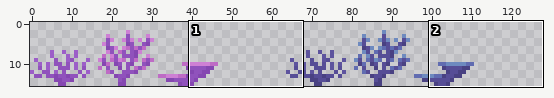
Two states of a pixel-art file, assets/coralB.aseprite. The first picture is a wide view before the edit; the outline marks the close-up.
Close-up. As it was:
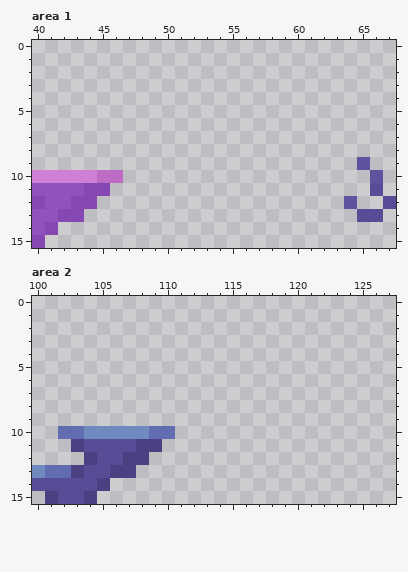
96x16 pixels, 1 frame. Shown: area 1: x 40..67, y 0..15; area 2: x 100..127, y 0..15. The old version is drawn lined up with the new one.
The result:
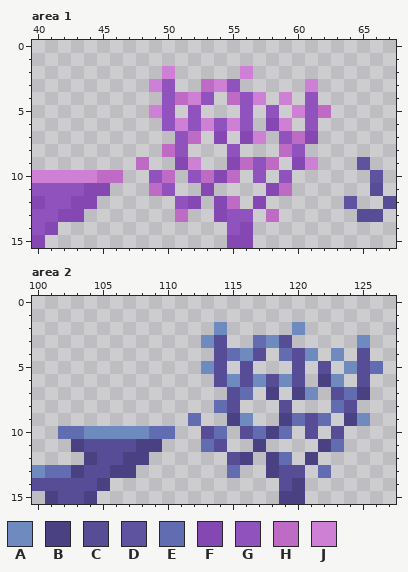
Palette (. is transparent): A #6e8abf  B #494182  C #564d96  D #5d539e  E #616cb1  F #8547b1  G #9052bc  H #be6bc5  J #ce80d4
Changes in this commit:
canvas 96x16 -> 128x16; drawings rearranged on the sheet (the old picture shows each at its new place)
Area 1:
The edit adds colour F in row 6 at x 58; in row 7 at x 54, 56 and 61; in row 9 at x 51, 55 and 60; in row 10 at x 54; in row 11 at x 53 and 58; in row 12 at x 52, 54 and 57.
The edit adds colour F in row 13 at x 54; in row 14 at x 56; in row 15 at x 55 to 56.
The edit adds colour G in row 3 at x 50 and 55; in row 4 at x 50, 53, 56 and 61; in row 5 at x 50, 52, 56, 58 and 61; in row 6 at x 50, 52, 54, 56 and 61; in row 7 at x 51 and 59; in row 8 at x 51, 55 and 60.
The edit adds colour G in row 9 at x 57; in row 10 at x 49, 52, 57 and 59; in row 11 at x 50; in row 12 at x 51; in row 13 at x 55 to 56; in row 14 at x 55.
The edit adds colour H in row 3 at x 53; in row 4 at x 51 and 55; in row 5 at x 62; in row 7 at x 52 and 60; in row 8 at x 50 and 59; in row 9 at x 48, 56 and 58.
The edit adds colour H in row 10 at x 50, 53 and 55; in row 11 at x 49 and 59; in row 12 at x 55; in row 13 at x 51 and 58.
The edit adds colour J in row 2 at x 50 and 56; in row 3 at x 49, 54 and 61; in row 4 at x 52, 57 and 59; in row 5 at x 49 and 60; in row 6 at x 51, 53, 55 and 59; in row 7 at x 57.
The edit adds colour J in row 9 at x 52 and 61.
Area 2:
The edit adds colour A in row 2 at x 114 and 120; in row 3 at x 113, 118 and 125; in row 4 at x 116, 121 and 123; in row 5 at x 113 and 124; in row 6 at x 115, 117, 119 and 123; in row 7 at x 121.
The edit adds colour A in row 9 at x 116 and 125.
The edit adds colour B in row 6 at x 122; in row 7 at x 118, 120 and 125; in row 9 at x 115, 119 and 124; in row 10 at x 118; in row 11 at x 117 and 122; in row 12 at x 116, 118 and 121.
The edit adds colour B in row 13 at x 118; in row 14 at x 120; in row 15 at x 119 to 120.
The edit adds colour C in row 3 at x 114 and 119; in row 4 at x 114, 117, 120 and 125; in row 5 at x 114, 116, 120, 122 and 125; in row 6 at x 114, 116, 118, 120 and 125; in row 7 at x 115 and 123; in row 8 at x 115, 119 and 124.
The edit adds colour C in row 9 at x 121; in row 10 at x 113, 116, 121 and 123; in row 11 at x 114; in row 12 at x 115; in row 13 at x 119 to 120; in row 14 at x 119.
The edit adds colour E in row 3 at x 117; in row 4 at x 115 and 119; in row 5 at x 126; in row 7 at x 116 and 124; in row 8 at x 114 and 123; in row 9 at x 112, 120 and 122.
The edit adds colour E in row 10 at x 114, 117 and 119; in row 11 at x 113 and 123; in row 12 at x 119; in row 13 at x 115 and 122.
Where, in picture pixels (left, top, right, bottom), the same in both close-ups:
added: (136, 66, 331, 248)
added: (188, 322, 383, 504)
